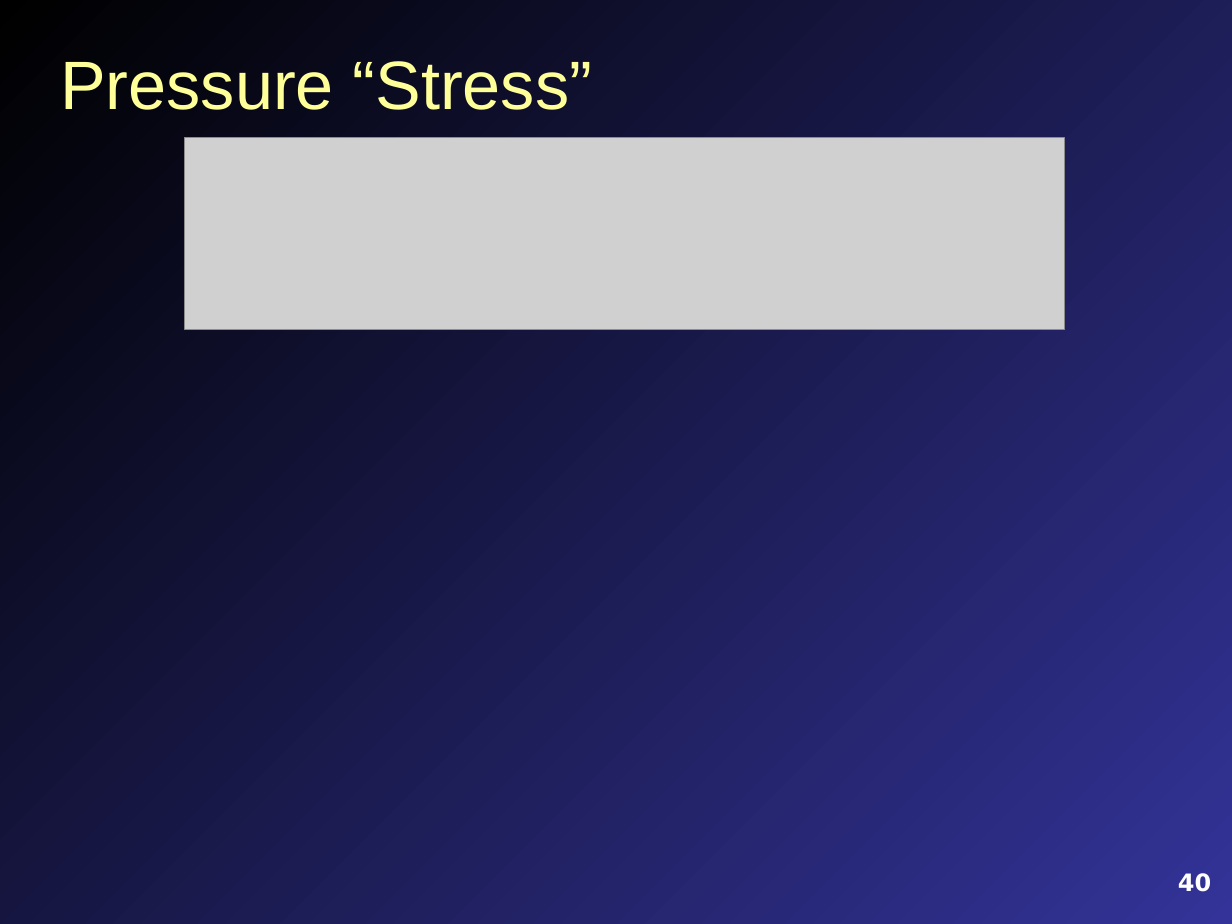
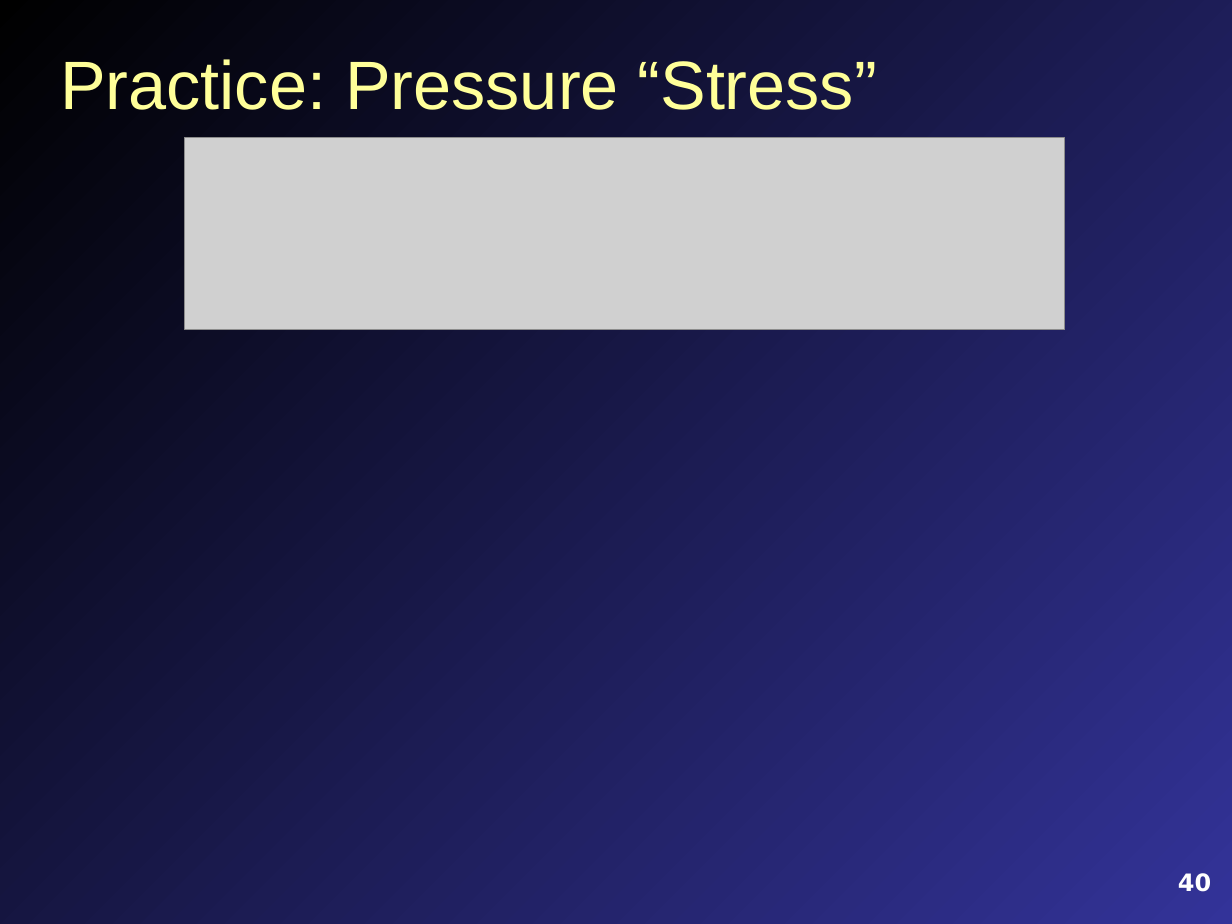
Before and after one commit to profmitch/profmitch.github.io, a slide deck: slide 40 of Teaching/Chemistry/Lecture Slides/FCC Chem 3A Chap 13 Content.pptx. Drawn at 1232x924 pixels with LibreOffice and Linux fonts; fonts in the diff are those of the drawing; grey boxes stand for pictures. Boxes give left, top, right and bottom in pixels: in the first picture for what was removed or moved away, otherwise in the second. Text is boxed around its words. In the diff, an @@ line names an element or a change of style, - is before the commit and + after.

```diff
--- a/Teaching/Chemistry/Lecture Slides/FCC Chem 3A Chap 13 Content.pptx
+++ b/Teaching/Chemistry/Lecture Slides/FCC Chem 3A Chap 13 Content.pptx
@@ title at [60, 59, 877, 110]: text changed @@
-Pressure “Stress”
+Practice: Pressure “Stress”
```
Also in this commit, not shown: 7 other slides changed, 11 slides added, 3 slides removed, 14 other files.
